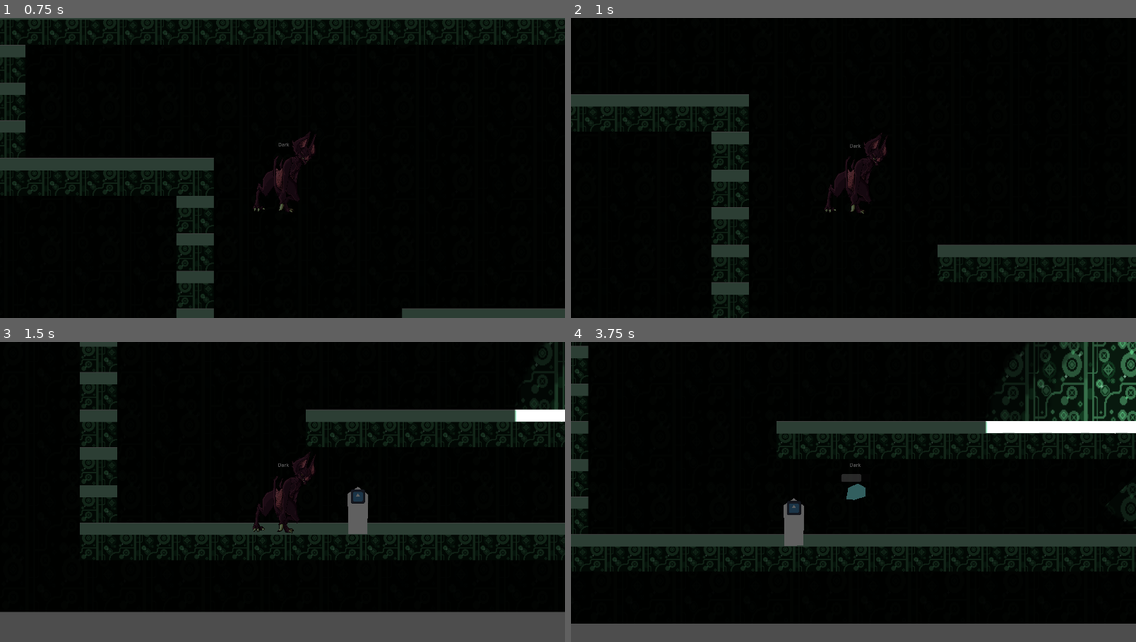
Above: before the commit, frames 1-4 (two rows, left to right).
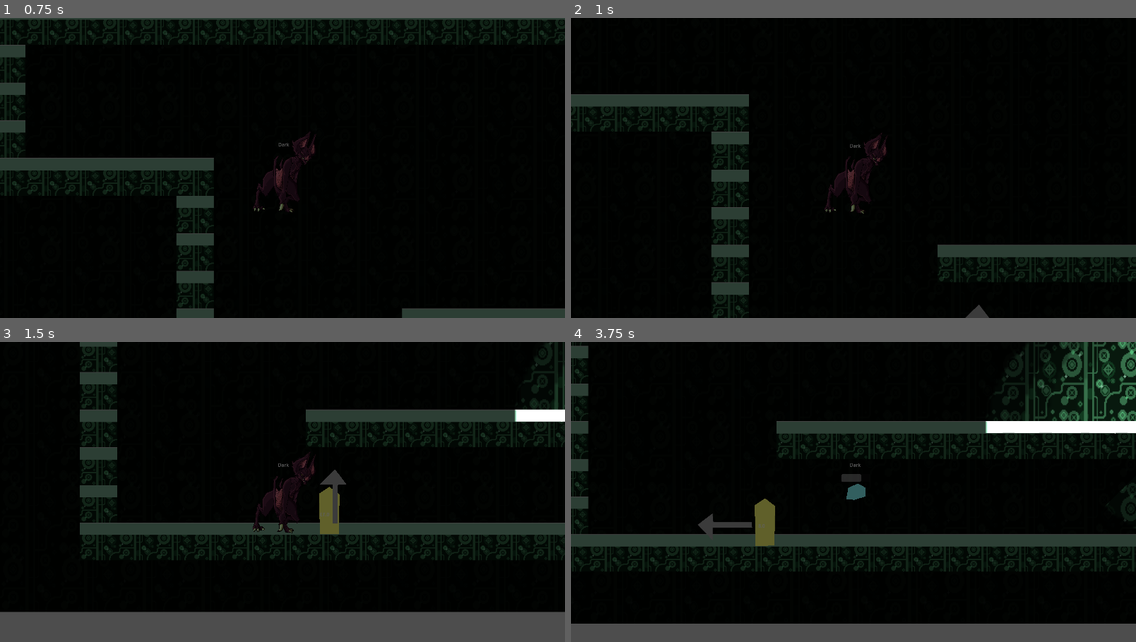
Above: after the commit, the same moments.

Repository: summer-game-jam/PixelGameJam
Game: Godot game, scene res://Maps/test_level.tscn
Same seed, same stepped clock (60 frames per second), same inputs: the game is played once before the commit and once after it. This scene is started directly instead of the project's main scene. The engine's default icon, where the game draws it, is replaced by a stand-in: a white triangle on a blue panel in a dark square.
Inputs (mouse positions are in pixels of both pictures, inside the frame that each line leads up to):
- Up to frame 1 (0.75 s): move the mouse to (406, 153) at 0.52 s; hold D (right) from 0.53 s (still down); tap 1 (1) at 0.6 s
- Up to frame 2 (1 s): keep holding D (right); tap W (up) at 0.77 s; tap 2 (2) at 0.8 s
- Up to frame 3 (1.5 s): keep holding D (right); tap W (up) at 1.07 s; move the mouse to (169, 507) at 1.27 s; tap 2 (2) at 1.35 s
- Up to frame 4 (3.75 s): tap W (up) at 1.52, 1.82, 2.85, 3.02, 3.32 s; tap 3 (3) at 1.55, 2.1 s; move the mouse to (910, 426) at 2.02 s; release D (right) at 2.03 s; hold A (left) 2.03-2.78 s; hold W (up) 2.03-2.78 s; move the mouse to (825, 552) at 2.77 s; hold D (right) from 2.78 s (still down); tap 1 (1) at 3.05, 3.6 s; move the mouse to (1023, 537) at 3.52 s

Frame 1 is identical in both runs. In frame 2, 0.1% of the frame differs, in the area x 69-74%, y 95-100%; in frame 3, 1.1%; in frame 4, 1.3%, in the area x 22-42%, y 52-68%.

Commit message:
npcs can attack now. wip

Diff:
--- a/Maps/test_level.tscn
+++ b/Maps/test_level.tscn
@@ -2,8 +2,8 @@
 
 [ext_resource type="TileSet" uid="uid://cmfirjwpxjw4n" path="res://Maps/Map_Features/new_tile_set.tres" id="1_kafbu"]
 [ext_resource type="PackedScene" uid="uid://ofwypikl66dw" path="res://Player/form_controller/player_controller.tscn" id="2_4th80"]
-[ext_resource type="PackedScene" uid="uid://dumpp8bjs41dw" path="res://NPC/villagers/villager_nothing/villager.tscn" id="3_nw82r"]
 [ext_resource type="PackedScene" uid="uid://dtj22hehi0wa4" path="res://Maps/Map_Features/light.tscn" id="4_4th80"]
+[ext_resource type="PackedScene" uid="uid://d4c32132fyolh" path="res://NPC/soliders/guards/guard_torch_sword/guard_torch_sword.tscn" id="4_nw82r"]
 
 [sub_resource type="OccluderPolygon2D" id="OccluderPolygon2D_4th80"]
 polygon = PackedVector2Array(1213, -165, 1619, -138, 1257, -118)
@@ -32,9 +32,6 @@
 [node name="Camera2D" type="Camera2D" parent="."]
 position = Vector2(217, 833)
 
-[node name="villager2" parent="." instance=ExtResource("3_nw82r")]
-position = Vector2(859, 837)
-
 [node name="DirectionalLight2D" type="DirectionalLight2D" parent="."]
 color = Color(0.621524, 0.621524, 0.621524, 1)
 blend_mode = 1
@@ -52,3 +49,6 @@
 position = Vector2(902, 46)
 
 [node name="AnimationPlayer" type="AnimationPlayer" parent="."]
+
+[node name="GuardTorchSword" parent="." instance=ExtResource("4_nw82r")]
+position = Vector2(762, 836)
--- a/NPC/AI/Base/AI_Base.gd
+++ b/NPC/AI/Base/AI_Base.gd
@@ -6,3 +6,6 @@
 
 func reached_wall(npc: NPC):
 	pass
+
+func swap_to_ai():
+	pass
--- a/NPC/AI/melee_AI/Melee_AI.gd
+++ b/NPC/AI/melee_AI/Melee_AI.gd
@@ -1,2 +1,48 @@
 extends AI_Base
 class_name Melee_AI
+
+enum states {
+	surprised = 1,
+	combat = 2,
+	attacking = 3
+}
+
+@export var attempt_attack_range: float = 220
+
+signal attack
+
+var current_state = states.surprised
+
+func perform_best_action(npc: NPC, delta: float):
+	print(current_state)
+	if current_state == states.combat:
+		var players: Array[Node] = get_tree().get_nodes_in_group("player")
+		if players.size() > 0:
+			var player = players[0]
+			# attack
+			if abs(npc.global_position.distance_to(player.global_position)) <= attempt_attack_range:
+				current_state = states.attacking
+				emit_signal("attack")
+			# move closer
+			else:
+				var movement_vector: float = 1
+				if npc.global_position.x > player.global_position.x:
+					movement_vector = -1
+				npc.velocity.x = movement_vector * npc.move_speed * delta
+
+func reached_wall(npc: NPC):
+	npc.velocity.x = 0
+
+func swap_to_ai():
+	print("swap")
+	if current_state != states.attacking:
+		current_state = states.surprised
+		$surprise_timer.start()
+
+func attack_finished(_temp: StringName):
+	current_state = states.combat
+
+func surpise_over():
+	print("over")
+	if current_state == states.surprised:
+		current_state = states.combat
--- /dev/null
+++ b/NPC/AI/melee_AI/Melee_AI.tscn
@@ -0,0 +1,13 @@
+[gd_scene load_steps=2 format=3 uid="uid://deiouofjr0ovf"]
+
+[ext_resource type="Script" uid="uid://xlw1jf6nqwtj" path="res://NPC/AI/melee_AI/Melee_AI.gd" id="1_8r58k"]
+
+[node name="MeleeAi" type="Node"]
+script = ExtResource("1_8r58k")
+metadata/_custom_type_script = "uid://xlw1jf6nqwtj"
+
+[node name="surprise_timer" type="Timer" parent="."]
+wait_time = 0.2
+one_shot = true
+
+[connection signal="timeout" from="surprise_timer" to="." method="surpise_over"]
--- a/NPC/fov/fov.gd
+++ b/NPC/fov/fov.gd
@@ -30,14 +30,11 @@
 func scan_enviroment(delta: float) -> float:
 	# 1
 	var detected_node: Node = raycasts.find_first(min_number_raycast)
-	print(1)
-	print(detected_node)
+
 	# 2
 	if detected_node is Player_Base:
-		print(2)
 		# 3
 		if timer_since_saw_last_form.wait_time > 0:
-			print(3)
 			# saw transformation
 			if last_form_detected != "" and detected_node.name != last_form_detected and !vampire_compramised:
 				vampire_compramised = true
@@ -46,7 +43,6 @@
 		last_form_detected = detected_node.name
 		timer_since_saw_last_form.start()
 		# 4
-		print(5)
 		if detected_node is Human:
 			if vampire_compramised:
 				detection_meter.fill_gauge(detection_rate * delta * 0.7)
--- a/NPC/npc/npc.gd
+++ b/NPC/npc/npc.gd
@@ -4,6 +4,8 @@
 @export var normal_AI: AI_Base
 @export var combat_AI: AI_Base
 @export var alert_AI: AI_Base
+
+var current_ai: AI_Base = null
 
 @onready var detection = $NpcFov
 @onready var direction = $Direction
@@ -31,7 +33,9 @@
 	if is_on_floor():
 		velocity.y = 0
 		var determined_ai: AI_Base = determind_state(delta)
-
+		if determined_ai != current_ai:
+			determined_ai.swap_to_ai()
+			current_ai = determined_ai
 		if determined_ai:
 			determined_ai.perform_best_action(self, delta)
 			# true means can't progress any further
--- a/NPC/soliders/guards/guard_torch_sword/guard_torch_sword.tscn
+++ b/NPC/soliders/guards/guard_torch_sword/guard_torch_sword.tscn
@@ -1,22 +1,117 @@
-[gd_scene load_steps=10 format=3 uid="uid://d4c32132fyolh"]
+[gd_scene load_steps=14 format=3 uid="uid://d4c32132fyolh"]
 
 [ext_resource type="Script" uid="uid://cvl6qkiqptpt6" path="res://NPC/npc/npc.gd" id="1_jp0il"]
 [ext_resource type="Script" uid="uid://v5j780vritwn" path="res://NPC/AI/Patrol_AI/Patrol_AI.gd" id="2_a47gs"]
 [ext_resource type="PackedScene" uid="uid://clprebcrnjspd" path="res://NPC/AI/Wonder_AI/wonder_AI.tscn" id="3_l5505"]
-[ext_resource type="Script" uid="uid://xlw1jf6nqwtj" path="res://NPC/AI/melee_AI/Melee_AI.gd" id="4_5lsva"]
 [ext_resource type="PackedScene" uid="uid://brixvj42o7ofg" path="res://NPC/fov/npc_fov.tscn" id="5_owi1u"]
 [ext_resource type="Script" uid="uid://mvia3ckessfh" path="res://Utility/Raycast_Handler/raycast_handler.gd" id="6_bajbd"]
+[ext_resource type="Script" uid="uid://yjb52mvvfm5" path="res://Player/abilities/attack_base/attack.gd" id="7_owi1u"]
 [ext_resource type="PackedScene" uid="uid://5l2hc1xxi6ag" path="res://Utility/Raycast_Handler/raycast_handler.tscn" id="7_qpc3l"]
-[ext_resource type="Script" uid="uid://cemvtjwsihfye" path="res://NPC/hit_detection/hit_detection.gd" id="8_owi1u"]
+[ext_resource type="PackedScene" uid="uid://deiouofjr0ovf" path="res://NPC/AI/melee_AI/Melee_AI.tscn" id="8_bajbd"]
+[ext_resource type="PackedScene" uid="uid://c13m6iksgp46u" path="res://Utility/direction/direction.tscn" id="9_bajbd"]
 
 [sub_resource type="CapsuleShape2D" id="CapsuleShape2D_moies"]
 radius = 36.0
 height = 164.0
 
+[sub_resource type="Animation" id="Animation_owi1u"]
+resource_name = "attack"
+markers = [{
+"color": Color(1, 1, 1, 1),
+"name": &"lag",
+"time": 0.8
+}, {
+"color": Color(1, 1, 1, 1),
+"name": &"die",
+"time": 0.5
+}]
+tracks/0/type = "value"
+tracks/0/imported = false
+tracks/0/enabled = true
+tracks/0/path = NodePath("CollisionPolygon2D:position")
+tracks/0/interp = 1
+tracks/0/loop_wrap = true
+tracks/0/keys = {
+"times": PackedFloat32Array(0, 0.5, 0.833333, 1),
+"transitions": PackedFloat32Array(1, 0.0915054, 1.56917, 1),
+"update": 0,
+"values": [Vector2(-20.515, -31), Vector2(-42, 7), Vector2(126, 7), Vector2(100.295, 7)]
+}
+tracks/1/type = "value"
+tracks/1/imported = false
+tracks/1/enabled = true
+tracks/1/path = NodePath("CollisionPolygon2D:rotation")
+tracks/1/interp = 1
+tracks/1/loop_wrap = true
+tracks/1/keys = {
+"times": PackedFloat32Array(0, 0.5),
+"transitions": PackedFloat32Array(1, 1),
+"update": 0,
+"values": [0.0, 1.57193]
+}
+tracks/2/type = "value"
+tracks/2/imported = false
+tracks/2/enabled = true
+tracks/2/path = NodePath(".:monitoring")
+tracks/2/interp = 1
+tracks/2/loop_wrap = true
+tracks/2/keys = {
+"times": PackedFloat32Array(0, 0.5, 0.8),
+"transitions": PackedFloat32Array(1, 1, 1),
+"update": 1,
+"values": [false, true, false]
+}
+
+[sub_resource type="Animation" id="Animation_bajbd"]
+resource_name = "RESET"
+tracks/0/type = "value"
+tracks/0/imported = false
+tracks/0/enabled = true
+tracks/0/path = NodePath("CollisionPolygon2D:position")
+tracks/0/interp = 1
+tracks/0/loop_wrap = true
+tracks/0/keys = {
+"times": PackedFloat32Array(0),
+"transitions": PackedFloat32Array(1),
+"update": 0,
+"values": [Vector2(-20.515, -31)]
+}
+tracks/1/type = "value"
+tracks/1/imported = false
+tracks/1/enabled = true
+tracks/1/path = NodePath("CollisionPolygon2D:rotation")
+tracks/1/interp = 1
+tracks/1/loop_wrap = true
+tracks/1/keys = {
+"times": PackedFloat32Array(0),
+"transitions": PackedFloat32Array(1),
+"update": 0,
+"values": [0.0]
+}
+tracks/2/type = "value"
+tracks/2/imported = false
+tracks/2/enabled = true
+tracks/2/path = NodePath(".:monitoring")
+tracks/2/interp = 1
+tracks/2/loop_wrap = true
+tracks/2/keys = {
+"times": PackedFloat32Array(0),
+"transitions": PackedFloat32Array(1),
+"update": 1,
+"values": [false]
+}
+
+[sub_resource type="AnimationLibrary" id="AnimationLibrary_qpc3l"]
+_data = {
+&"RESET": SubResource("Animation_bajbd"),
+&"attack": SubResource("Animation_owi1u")
+}
+
 [node name="GuardTorchSword" type="CharacterBody2D" node_paths=PackedStringArray("normal_AI", "combat_AI", "alert_AI")]
+collision_layer = 0
 script = ExtResource("1_jp0il")
-normal_AI = NodePath("Patrol_AI")
-combat_AI = NodePath("Melee_AI")
+normal_AI = NodePath("WonderAi")
+combat_AI = NodePath("MeleeAi")
 alert_AI = NodePath("WonderAi")
 metadata/_custom_type_script = "uid://cvl6qkiqptpt6"
 
@@ -32,10 +127,6 @@
 metadata/_custom_type_script = "uid://v5j780vritwn"
 
 [node name="WonderAi" parent="." instance=ExtResource("3_l5505")]
-
-[node name="Melee_AI" type="Node" parent="."]
-script = ExtResource("4_5lsva")
-metadata/_custom_type_script = "uid://xlw1jf6nqwtj"
 
 [node name="NpcFov" parent="." instance=ExtResource("5_owi1u")]
 
@@ -53,16 +144,27 @@
 position = Vector2(42, 57)
 target_position = Vector2(0, 41)
 
-[node name="Polygon2D2" type="Polygon2D" parent="."]
-position = Vector2(-26, -36)
+[node name="Hit_Box" type="Area2D" parent="."]
+monitoring = false
+script = ExtResource("7_owi1u")
+metadata/_custom_type_script = "uid://cemvtjwsihfye"
+
+[node name="CollisionPolygon2D" type="CollisionPolygon2D" parent="Hit_Box"]
+position = Vector2(-20.515, -31)
+polygon = PackedVector2Array(-38, -59, 1, -110, 54, -59, 10, -59, 10, 75, -7, 74, -8, -57)
+
+[node name="Polygon2D2" type="Polygon2D" parent="Hit_Box/CollisionPolygon2D"]
 color = Color(0.617455, 0.617455, 0.617455, 1)
 polygon = PackedVector2Array(-38, -59, 1, -110, 54, -59, 10, -59, 10, 75, -7, 74, -8, -57)
 
-[node name="Hit_Box" type="Area2D" parent="."]
-script = ExtResource("8_owi1u")
-metadata/_custom_type_script = "uid://cemvtjwsihfye"
+[node name="AnimationPlayer" type="AnimationPlayer" parent="Hit_Box"]
+libraries = {
+&"": SubResource("AnimationLibrary_qpc3l")
+}
 
-[node name="CollisionPolygon2D" type="CollisionPolygon2D" parent="Hit_Box"]
-position = Vector2(100, 19)
-rotation = 1.57706
-polygon = PackedVector2Array(-38, -59, 1, -110, 54, -59, 10, -59, 10, 75, -7, 74, -8, -57)
+[node name="MeleeAi" parent="." instance=ExtResource("8_bajbd")]
+
+[node name="Direction" parent="." instance=ExtResource("9_bajbd")]
+
+[connection signal="animation_finished" from="Hit_Box/AnimationPlayer" to="MeleeAi" method="attack_finished"]
+[connection signal="attack" from="MeleeAi" to="Hit_Box" method="attack"]
--- a/Player/forms/bat/bat_form.tscn
+++ b/Player/forms/bat/bat_form.tscn
@@ -17,7 +17,7 @@
 collision_layer = 128
 script = ExtResource("1_wibl2")
 
-[node name="Polygon2D" type="Polygon2D" parent="."]
+[node name="Polygon2D" type="Polygon2D" parent="." groups=["player"]]
 color = Color(0.513726, 0.988235, 0.988235, 1)
 polygon = PackedVector2Array(-26, -14, 6, -29, 32, -15, 33, 15, -5, 27, -33, 24)
 
--- a/Player/forms/beast/beast_form.tscn
+++ b/Player/forms/beast/beast_form.tscn
@@ -10,7 +10,7 @@
 radius = 101.0
 height = 292.0
 
-[node name="BeastForm" type="CharacterBody2D"]
+[node name="BeastForm" type="CharacterBody2D" groups=["player"]]
 scale = Vector2(-1, 1)
 collision_layer = 130
 script = ExtResource("1_iampk")
--- a/Player/forms/human/human_form.tscn
+++ b/Player/forms/human/human_form.tscn
@@ -72,7 +72,7 @@
 &"attack": SubResource("Animation_lpxol")
 }
 
-[node name="HumanForm" type="CharacterBody2D"]
+[node name="HumanForm" type="CharacterBody2D" groups=["player"]]
 scale = Vector2(-1, 1)
 collision_layer = 130
 script = ExtResource("1_nhyly")
--- a/project.godot
+++ b/project.godot
@@ -36,6 +36,10 @@
 "res://game_mechanic_1/": "red",
 "res://game_mechanic_2/": "orange"
 }
+
+[global_group]
+
+player="is a player character; used for npc ai"
 
 [input]
 
